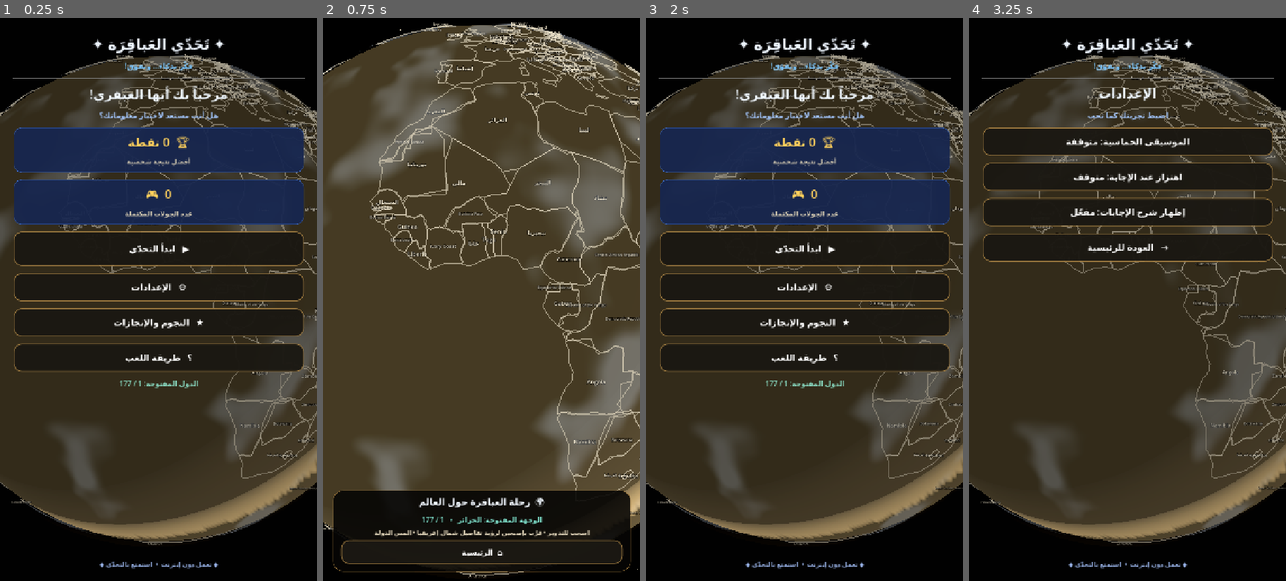
Above: before the commit, frames 1-4 (left to right).
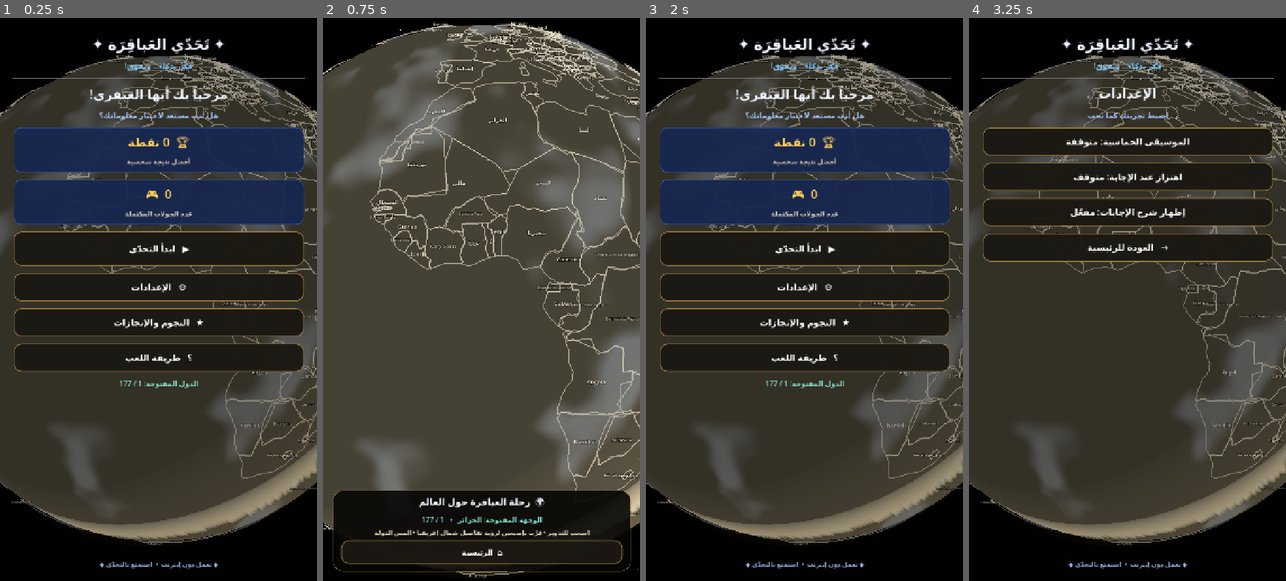
Above: after the commit, the same moments.

Repository: mahdialloui01-art/challenge-
Game: Godot game, scene res://scenes/main.tscn
The game is run twice, just before and just after one commit, with the same random seed, the same clock (stepped at 60 frames per second) and the same inputs.
Inputs:
- Up to frame 1 (0.25 s): no input
- Up to frame 2 (0.75 s): click "▶ ابدأ التحدّي" at 0.5 s
- Up to frame 3 (2 s): click "⌂ الرئيسية" at 1.25 s
- Up to frame 4 (3.25 s): click "⚙ الإعدادات" at 2 s; click "الموسيقى الحماسية: مفعّلة" at 2.75 s

The runs differ from the first frame. In frame 1, 0.1% of the frame differs, in the area x 24-100%, y 79-93%; in frame 2, 0.1%, in the area x 0-100%, y 82-90%; in frame 3, 0.1%; in frame 4, 0.1%.

Commit message:
Use neutral daylight lighting for realistic Earth colors

Diff:
--- a/scripts/main.gd
+++ b/scripts/main.gd
@@ -148,8 +148,8 @@
     sky.sky_material = sky_material
     env.sky = sky
     env.ambient_light_source = Environment.AMBIENT_SOURCE_COLOR
-    env.ambient_light_color = Color(0.72, 0.67, 0.56)
-    env.ambient_light_energy = 0.48
+    env.ambient_light_color = Color(0.78, 0.80, 0.82)
+    env.ambient_light_energy = 0.40
     env.glow_enabled = true
     env.glow_intensity = 0.18
     environment.environment = env
@@ -157,15 +157,15 @@
 
     var key_light := DirectionalLight3D.new()
     key_light.rotation_degrees = Vector3(-38, -28, -18)
-    key_light.light_color = Color(1.0, 0.91, 0.76)
+    key_light.light_color = Color(1.0, 0.99, 0.96)
     key_light.light_energy = 1.35
     key_light.shadow_enabled = true
     add_child(key_light)
 
     var fill_light := OmniLight3D.new()
     fill_light.position = Vector3(-4, 2, 5)
-    fill_light.light_color = Color(0.78, 0.70, 0.56)
-    fill_light.light_energy = 0.32
+    fill_light.light_color = Color(0.78, 0.82, 0.88)
+    fill_light.light_energy = 0.20
     fill_light.omni_range = 18.0
     add_child(fill_light)
 
